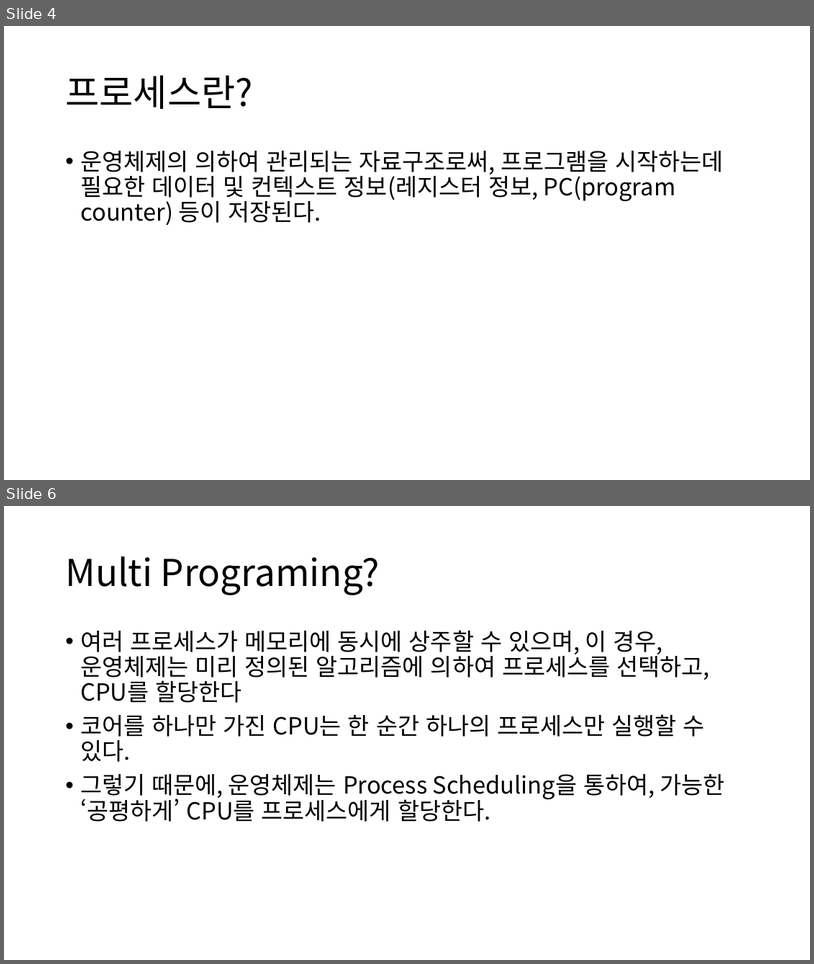
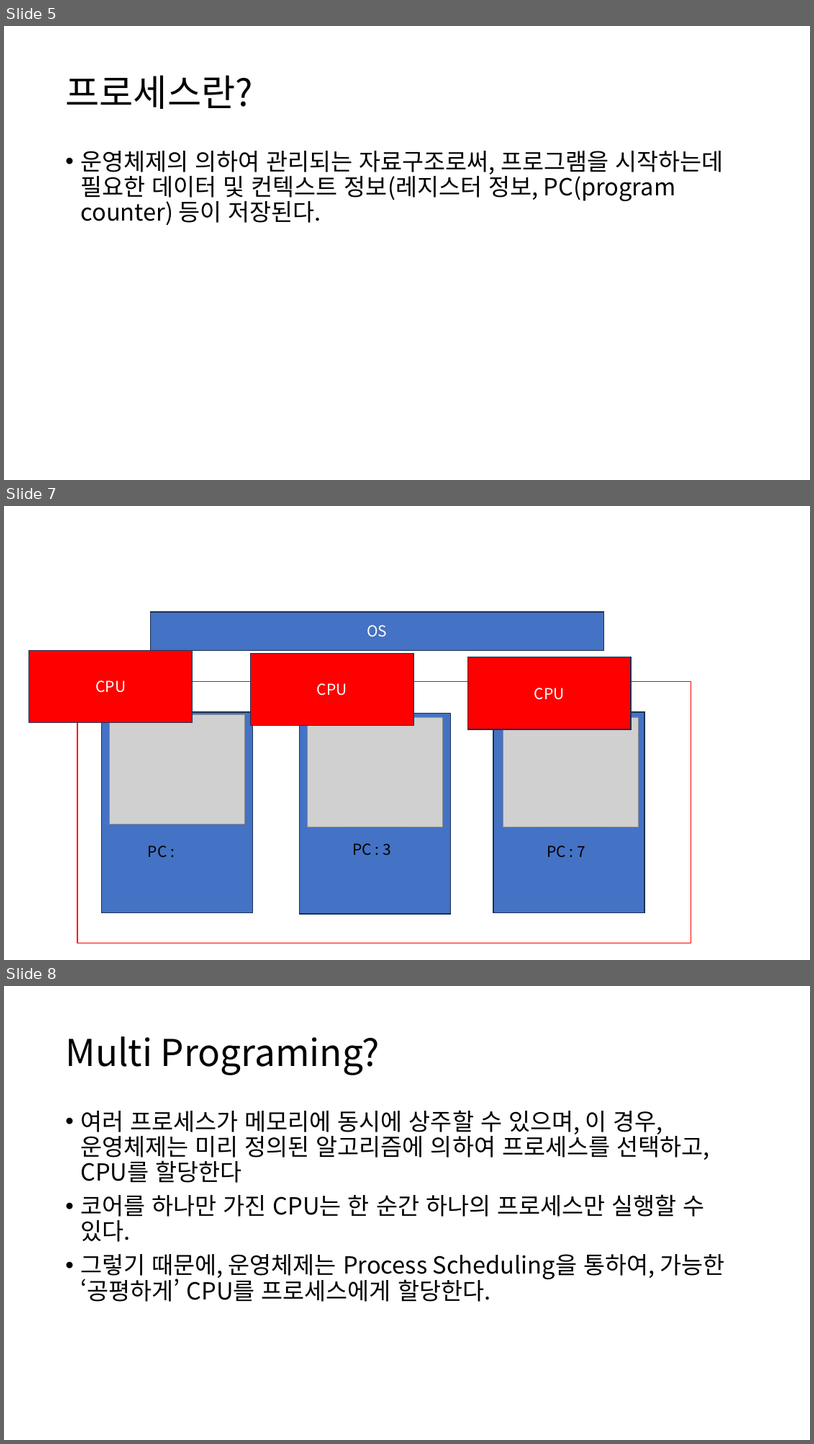
Before and after one commit to Baskervir/simcoding_jm, a slide deck: hy/수업자료/6주차 멀티쓰레딩/Multi Threading.pptx. Shown one above the other, each under a label of ours: slides 4 and 6 before the commit, slides 5, 7 and 8 after it; the slides between them are not shown. The pictures are 814x964 and 814x1444 pixels, drawn with LibreOffice and Linux fonts; fonts in the diff are those of the drawing; grey boxes stand for pictures. Boxes give left, top, right and bottom in pixels: in the first picture for what was removed or moved away, otherwise in the second. Text is boxed around its words. In the diff, an @@ line names an element or a change of style, - is before the commit and + after.

```diff
--- a/hy/수업자료/6주차 멀티쓰레딩/Multi Threading.pptx
+++ b/hy/수업자료/6주차 멀티쓰레딩/Multi Threading.pptx
@@ slide 7 added at <box>4,506,810,960</box>, background #FFFFFF @@
@@ rectangle added at <box>150,612,604,650</box>, fill #4472C4, outline #1E3256 1 pt, 18 pt, text #FFFFFF @@
+OS
@@ rectangle added at <box>29,650,193,723</box>, fill #FF0000, outline #1E3256 1 pt, 18 pt, text #FFFFFF @@
+CPU
@@ rectangle added at <box>251,653,414,726</box>, fill #FF0000, outline #1E3256 1 pt, 18 pt, text #FFFFFF @@
+CPU
@@ rectangle added at <box>468,657,631,730</box>, fill #FF0000, outline #1E3256 1 pt, 18 pt, text #FFFFFF @@
+CPU
@@ rectangle added at <box>77,682,691,943</box>, outline #FF0000 1 pt @@
@@ rectangle added at <box>101,712,252,912</box>, fill #4472C4, outline #1E3256 1 pt @@
@@ picture added at <box>109,715,244,824</box> @@
@@ rectangle added at <box>299,713,450,914</box>, fill #4472C4, outline #1E3256 1 pt @@
@@ picture added at <box>308,717,443,826</box> @@
@@ rectangle added at <box>494,712,646,912</box>, fill #4472C4, outline #1E3256 1 pt @@
@@ picture added at <box>504,717,639,826</box> @@
@@ text added at <box>148,845,167,857</box>, 18 pt, text #000000 @@
+PC :
@@ text added at <box>352,843,391,855</box>, 18 pt, text #000000 @@
+PC : 3
@@ text added at <box>547,845,586,857</box>, 18 pt, text #000000 @@
+PC : 7
@@ what was slide 4 is now slide 5 @@
@@ what was slide 6 is now slide 8 @@
```
Also in this commit, not shown: 6 slides changed, 14 other slides added, 1 slide removed, 7 other files.
